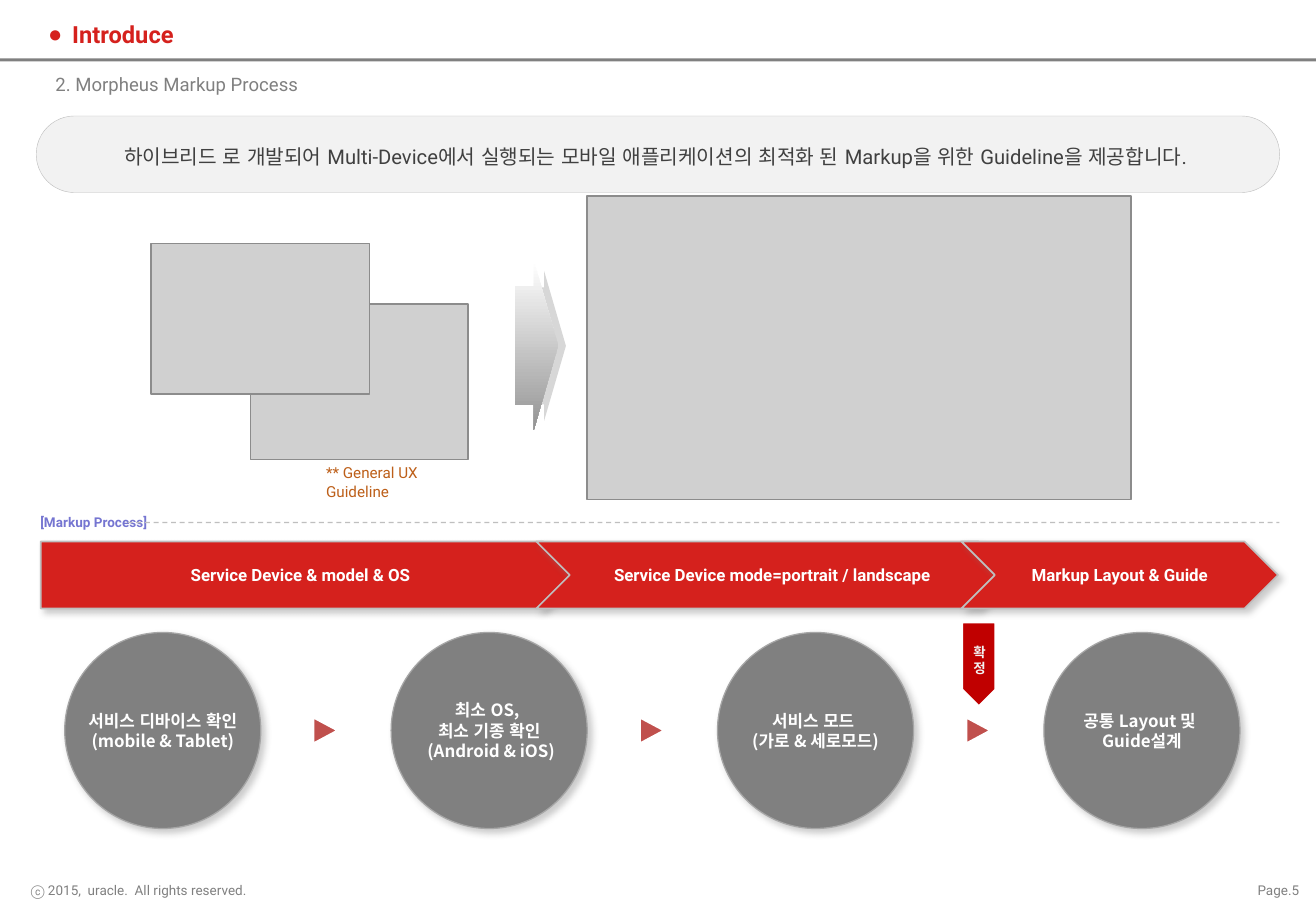
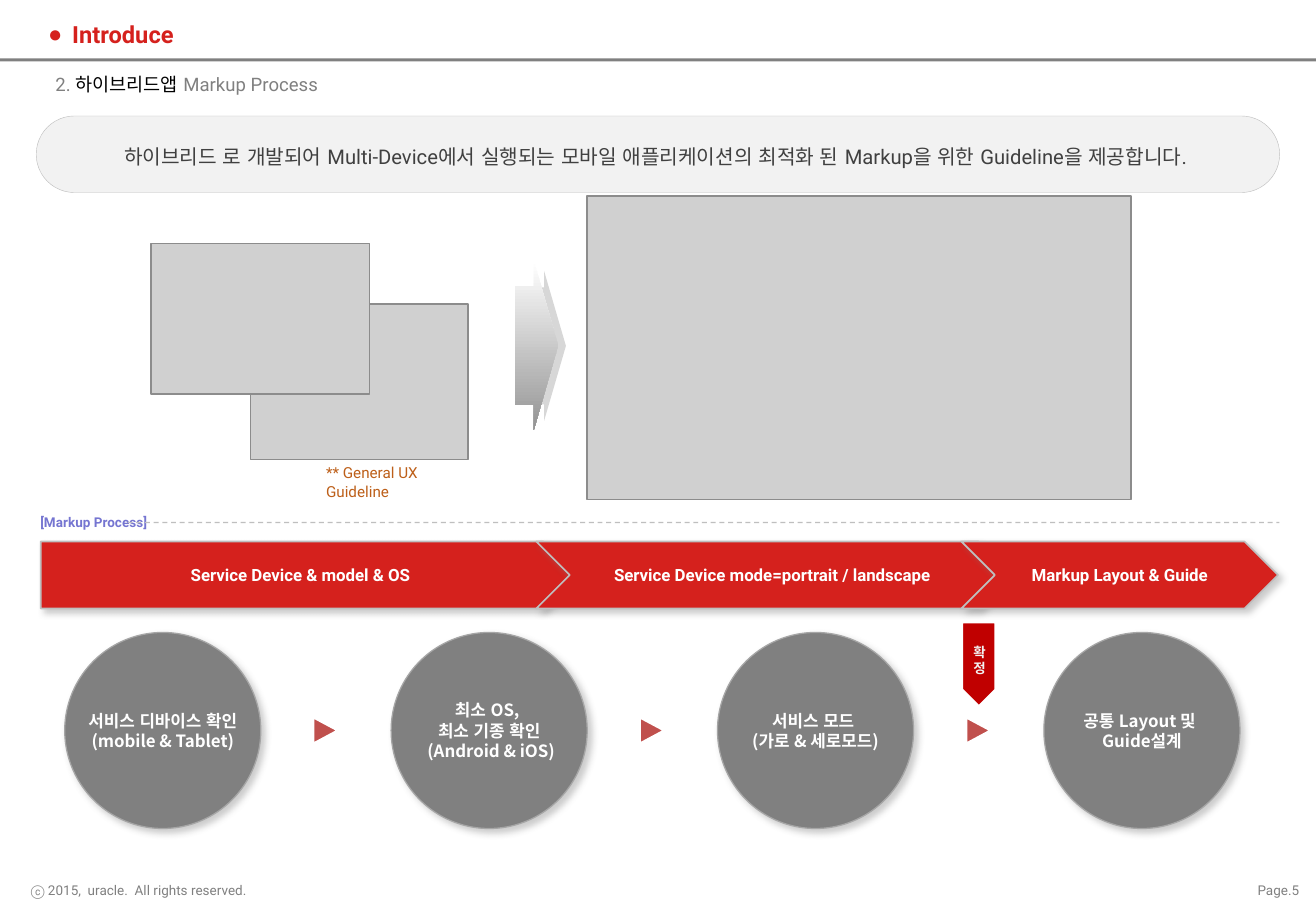
Before and after one commit to SNUH-SMILE/client-app, a slide deck: slide 5 of 기획/하이브리드앱 MarkUp 가이드라인.pptx. Drawn at 1316x911 pixels with LibreOffice and Linux fonts; fonts in the diff are those of the drawing; grey boxes stand for pictures; background and template pictures are left out. Boxes give left, top, right and bottom in pixels: in the first picture for what was removed or moved away, otherwise in the second. Text is boxed around its words. In the diff, an @@ line names an element or a change of style, - is before the commit and + after.

```diff
--- a/기획/하이브리드앱 MarkUp 가이드라인.pptx
+++ b/기획/하이브리드앱 MarkUp 가이드라인.pptx
@@ text at (x1=55, y1=75, x2=318, y2=95): text changed @@
-2. Morpheus Markup Process
+2. 하이브리드앱 Markup Process
```
Also in this commit, not shown: 13 other slides changed.
